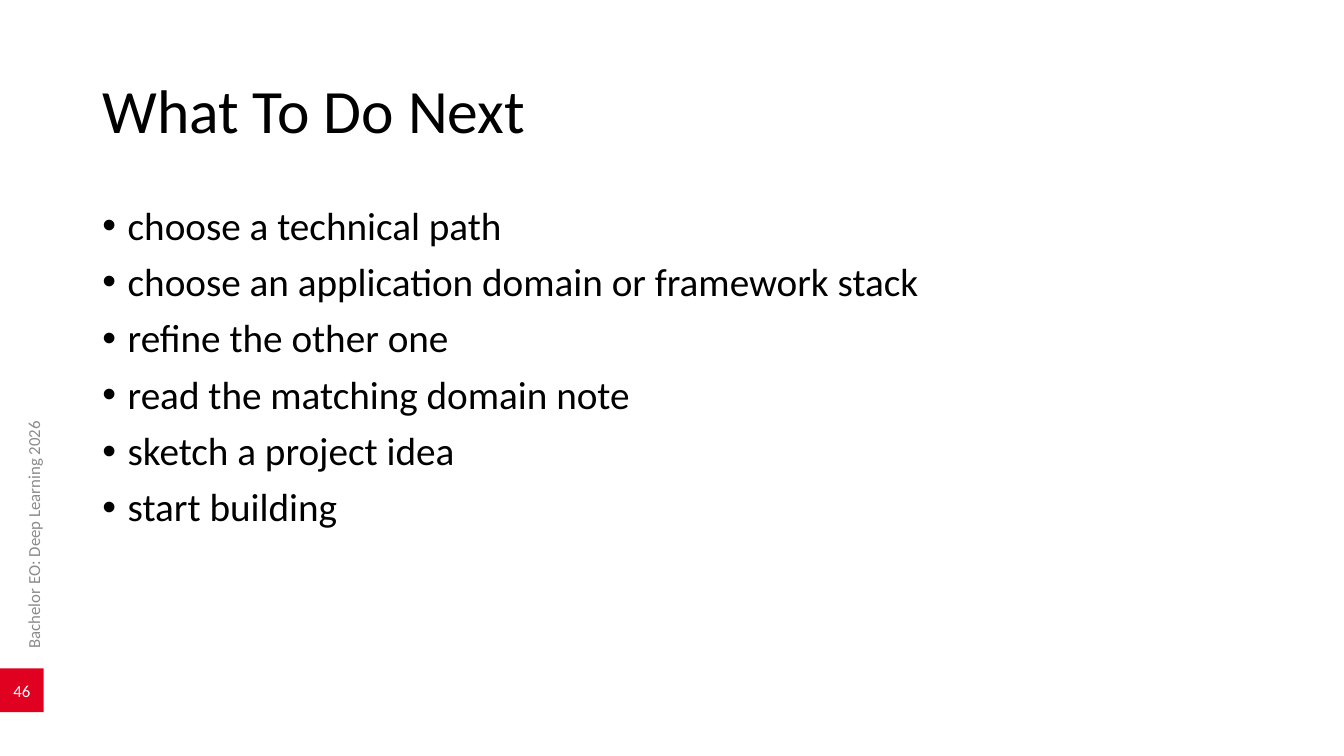
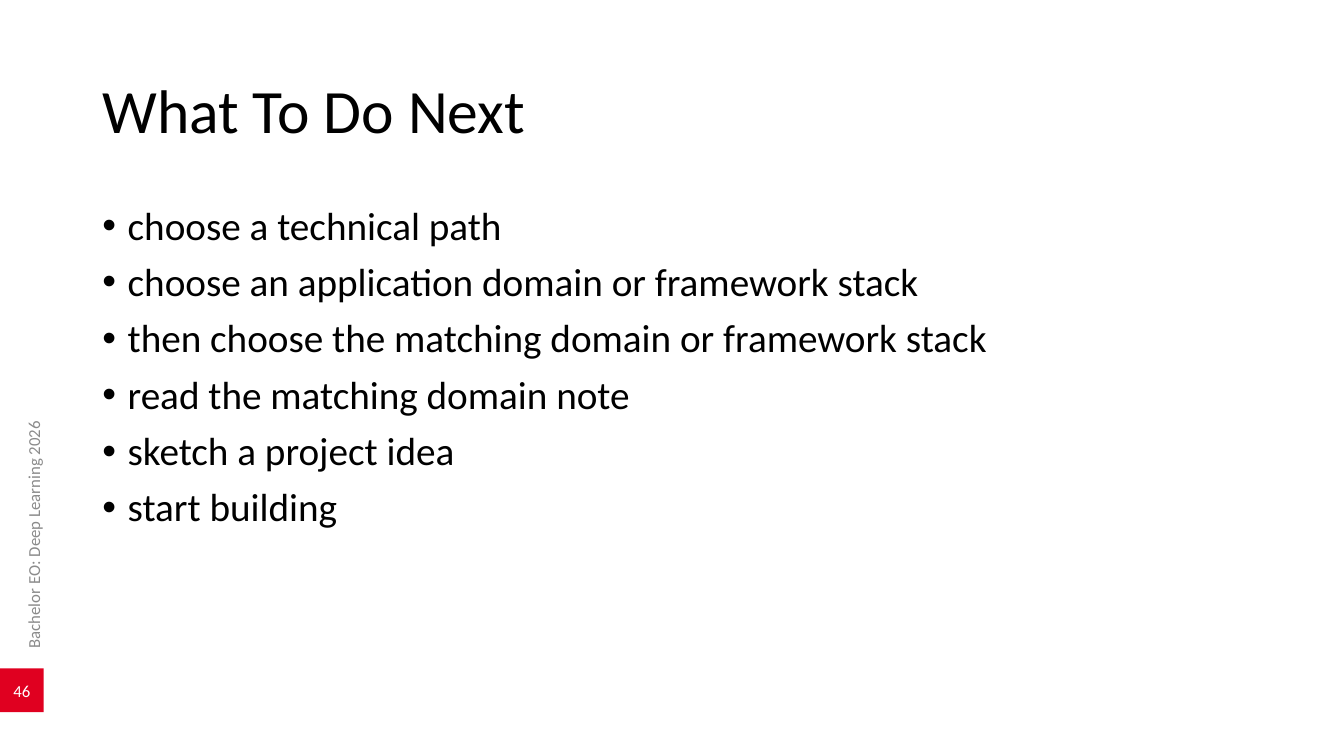
Before and after one commit to AlexanderDhoore/deep-learning-2026, a slide deck: slide 46 of slides/deep-learning-project-domains.pptx. Drawn at 1344x756 pixels with LibreOffice and Linux fonts; fonts in the diff are those of the drawing; background and template pictures are left out. Boxes give left, top, right and bottom in pixels: in the first picture for what was removed or moved away, otherwise in the second. Text is boxed around its words. In the diff, an @@ line names an element or a change of style, - is before the commit and + after.

Commit message:
Clarify next-step wording

```diff
--- a/slides/deep-learning-project-domains.pptx
+++ b/slides/deep-learning-project-domains.pptx
@@ text at [128, 324, 987, 359]: text changed @@
-• refine the other one
+• then choose the matching domain or framework stack
```
Also in this commit, not shown: 2 other files.
